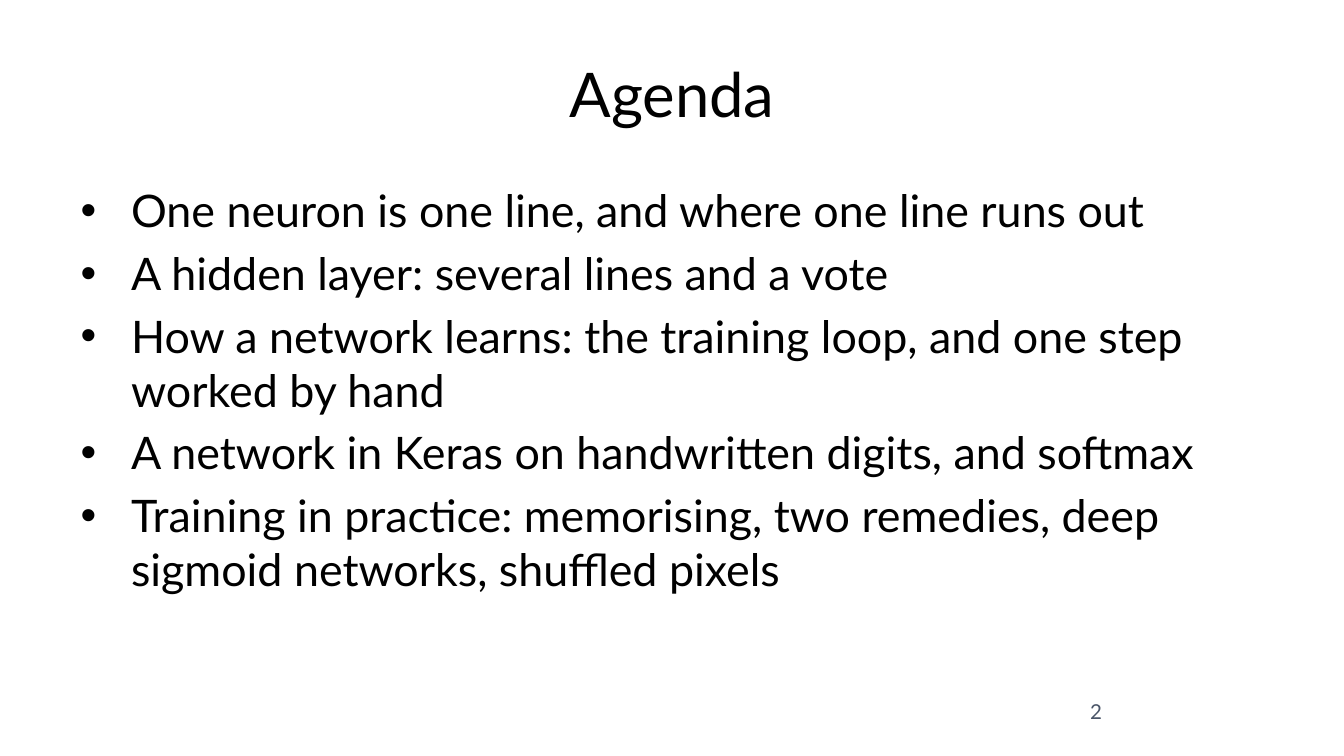
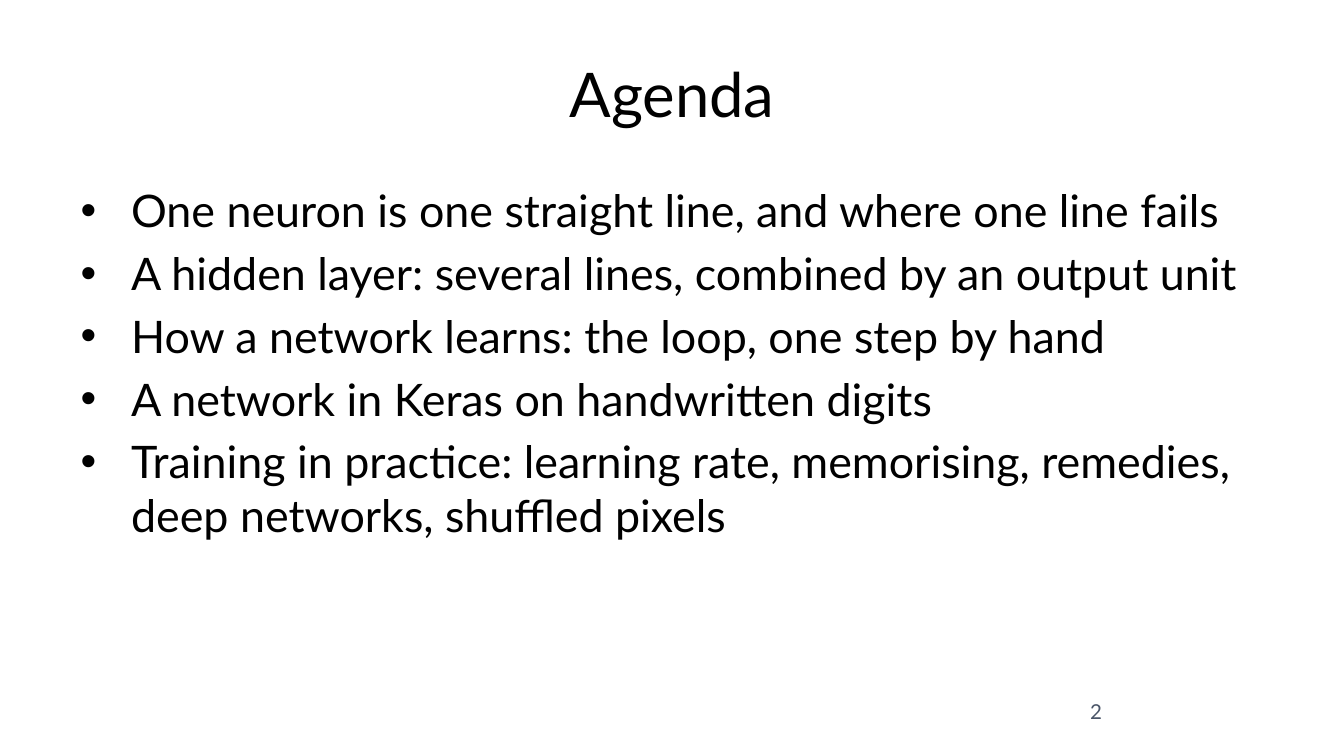
Before and after one commit to fabioantonini/technologies-for-artificial-intelligence, a slide deck: slide 2 of Lessons/09_neural_networks/Slides/neural_networks_slides.pptx. Drawn at 1344x756 pixels with LibreOffice and Linux fonts; fonts in the diff are those of the drawing; background and template pictures are left out. Boxes give left, top, right and bottom in pixels: in the first picture for what was removed or moved away, otherwise in the second. Text is boxed around its words. In the diff, an @@ line names an element or a change of style, - is before the commit and + after.

```diff
--- a/Lessons/09_neural_networks/Slides/neural_networks_slides.pptx
+++ b/Lessons/09_neural_networks/Slides/neural_networks_slides.pptx
@@ text at [131, 194, 1237, 540]: text changed @@
-• One neuron is one line, and where one line runs out
-• A hidden layer: several lines and a vote
-• How a network learns: the training loop, and one step worked by hand
-• A network in Keras on handwritten digits, and softmax
-• Training in practice: memorising, two remedies, deep sigmoid networks, shuffled pixels
+• One neuron is one straight line, and where one line fails
+• A hidden layer: several lines, combined by an output unit
+• How a network learns: the loop, one step by hand
+• A network in Keras on handwritten digits
+• Training in practice: learning rate, memorising, remedies, deep networks, shuffled pixels
```
Also in this commit, not shown: 31 other slides changed, 1 slide added, 1 slide removed, 18 other files.
